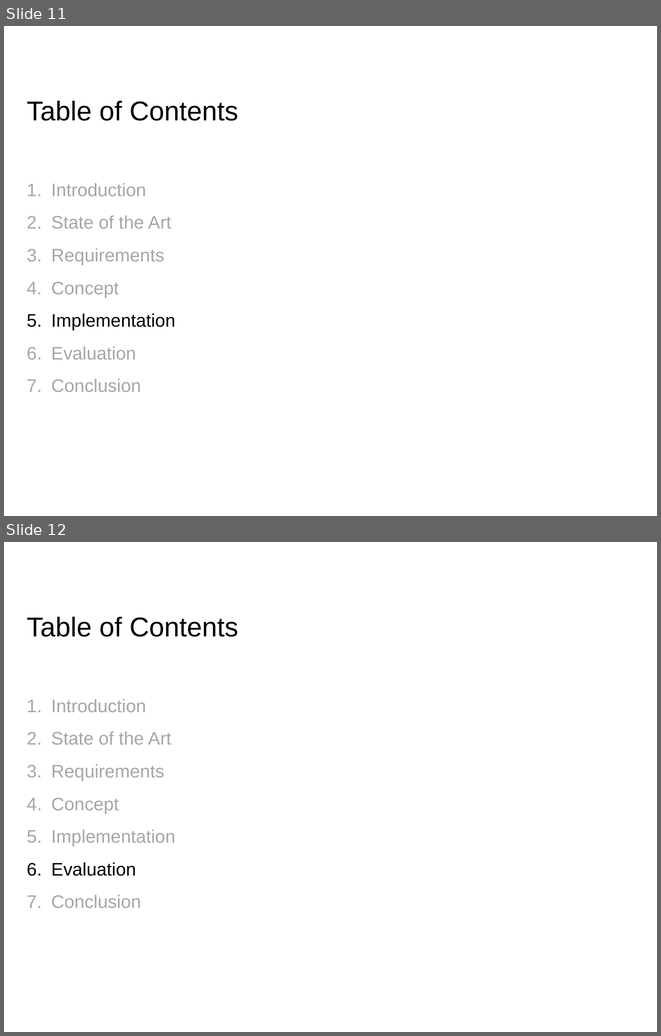
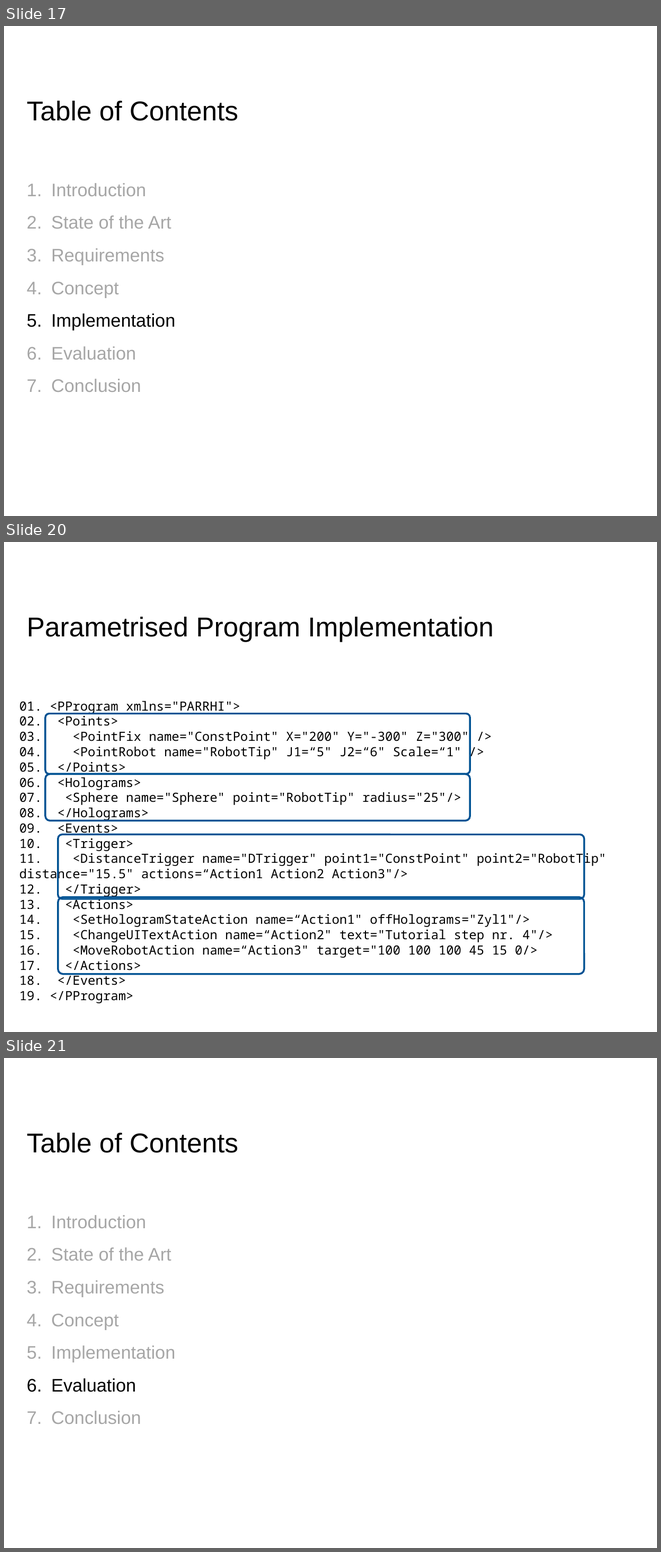
Before and after one commit to EricVoll/PARRHI, a slide deck: 05_Presentation/PARRHIPresentationv2.pptx. Shown one above the other, each under a label of ours: slides 11 and 12 before the commit, slides 17, 20 and 21 after it; the slides between them are not shown. The pictures are 661x1036 and 661x1552 pixels, drawn with LibreOffice and Linux fonts; fonts in the diff are those of the drawing; background and template pictures are left out. Boxes give left, top, right and bottom in pixels: in the first picture for what was removed or moved away, otherwise in the second. Text is boxed around its words. In the diff, an @@ line names an element or a change of style, - is before the commit and + after.

```diff
--- a/05_Presentation/PARRHIPresentationv2.pptx
+++ b/05_Presentation/PARRHIPresentationv2.pptx
@@ slide 20 added at [4,542,657,1032], background #FFFFFF @@
@@ title added at [27,616,494,642], 30 pt, text #000000 @@
+Parametrised Program Implementation
@@ text added at [19,700,607,1003], 14 pt, text #000000 @@
+01. <PProgram xmlns="PARRHI">
+02. <Points>
+03. <PointFix name="ConstPoint" X="200" Y="-300" Z="300" />
+04. <PointRobot name="RobotTip" J1=“5" J2=“6" Scale=“1" />
+05. </Points>
+06. <Holograms>
+07. <Sphere name="Sphere" point="RobotTip" radius="25"/>
+08. </Holograms>
+09. <Events>
+10. <Trigger>
+11. <DistanceTrigger name="DTrigger" point1="ConstPoint" point2="RobotTip" distance="15.5" actions=“Action1 Action2 Action3"/>
+12. </Trigger>
+13. <Actions>
+14. <SetHologramStateAction name=“Action1" offHolograms="Zyl1"/>
+15. <ChangeUITextAction name=“Action2" text="Tutorial step nr. 4"/>
+16. <MoveRobotAction name=“Action3" target="100 100 100 45 15 0/>
+17. </Actions>
+18. </Events>
+19. </PProgram>
@@ rounded rectangle added at [45,714,469,775], outline #005293 2 pt @@
@@ rounded rectangle added at [45,774,469,820], outline #005293 2 pt @@
@@ rounded rectangle added at [58,835,584,899], outline #005293 2 pt @@
@@ rounded rectangle added at [58,897,584,974], outline #005293 2 pt @@
@@ what was slide 11 is now slide 17 @@
@@ what was slide 12 is now slide 21 @@
```
Also in this commit, not shown: 4 slides changed, 11 other slides added, 1 slide removed, 11 other files.
